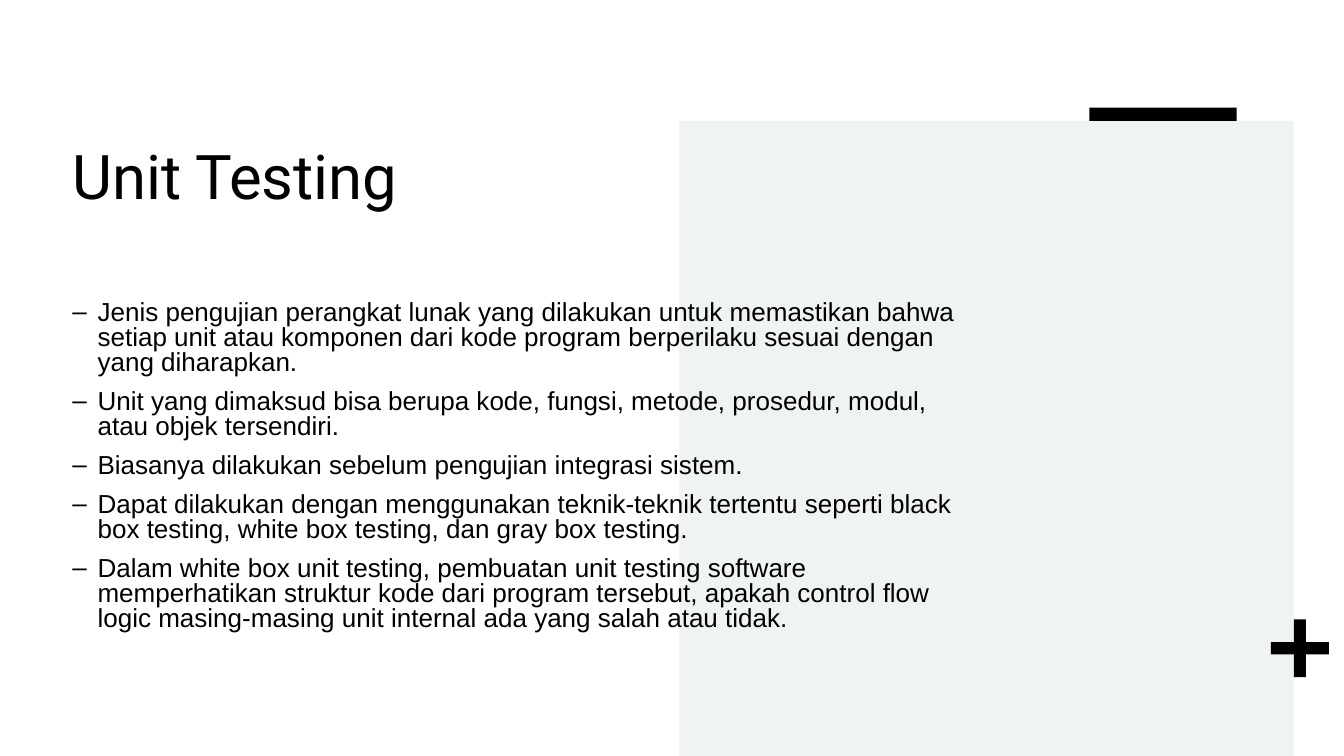
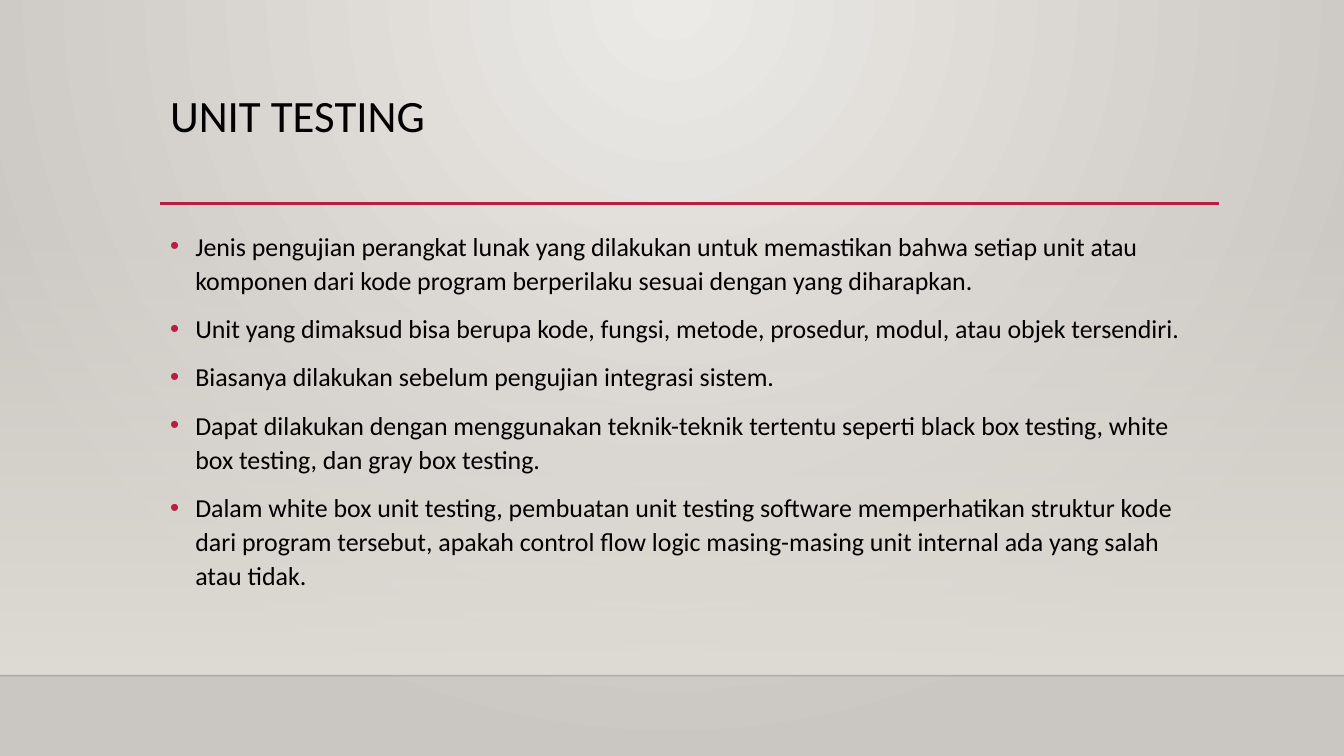
Before and after one commit to yordan-marcelino-marcus/testing-QA, a slide deck: slide 3 of UTS/UTS_Testing Dan QA Perangkat Lunak_Whitebox Testing, Unit Test dan CICD_Yordan Marcelino Marcus_201011401468.pptx. Drawn at 1344x756 pixels with LibreOffice and Linux fonts; fonts in the diff are those of the drawing; background and template pictures are left out. Boxes give left, top, right and bottom in pixels: in the first picture for what was removed or moved away, otherwise in the second. Text is boxed around its words. In the diff, an @@ line names an element or a change of style, - is before the commit and + after.

```diff
--- a/UTS/UTS_Testing Dan QA Perangkat Lunak_Whitebox Testing, Unit Test dan CICD_Yordan Marcelino Marcus_201011401468.pptx
+++ b/UTS/UTS_Testing Dan QA Perangkat Lunak_Whitebox Testing, Unit Test dan CICD_Yordan Marcelino Marcus_201011401468.pptx
@@ background #FFFFFF to gradient #ECEAE7 to #CAC7C1 @@
@@ title at box(170, 103, 425, 133): text changed; size 44 to 32 pt; font Roboto to Calibri @@
-Unit Testing
+UNIT TESTING
@@ rectangle removed at box(1090, 108, 1237, 121) @@
@@ rectangle removed at box(680, 121, 1294, 756) @@
@@ line added from (160, 204) to (1220, 204), #B71E42 2.5 pt @@
@@ rectangle added at box(0, 223, 1344, 676), fill gradient #DFDBD5 @@
@@ text "Jenis pengujian perangkat lunak yang ...": place and size @@
-text "Jenis pengujian perangkat lunak yang ..." at box(98, 302, 954, 633)
+text "Jenis pengujian perangkat lunak yang ..." at box(195, 238, 1178, 585)
@@ text "Jenis pengujian perangkat lunak yang ..." at box(195, 238, 1178, 585): size 18.6 to 18.5 pt, font Arial to Calibri; bullet – to •; line spacing 0.8 to 1.1 @@
@@ plus removed at box(1271, 619, 1329, 677) @@
@@ line added from (0, 676) to (1344, 676), #000001 1 pt @@
```
Also in this commit, not shown: 7 other slides changed.
